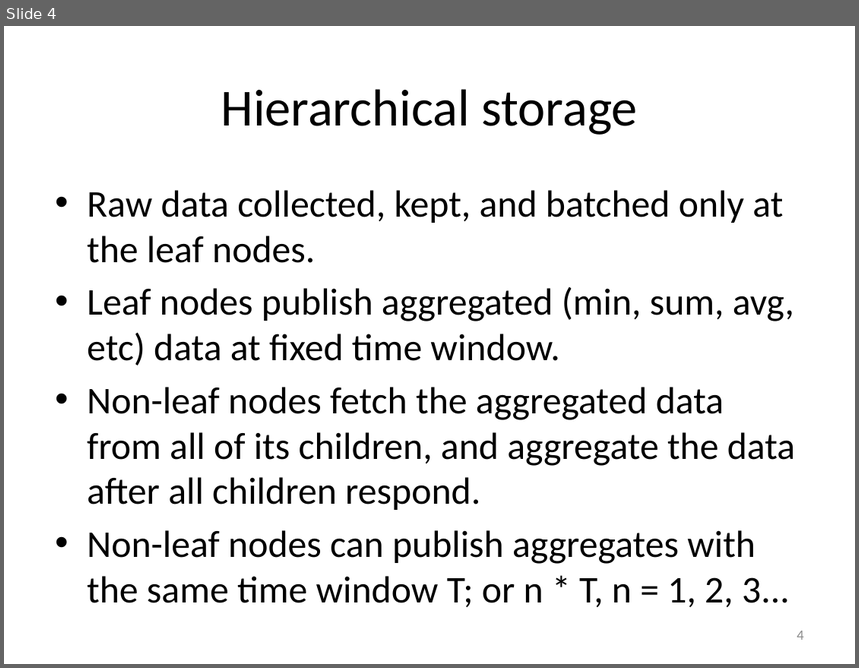
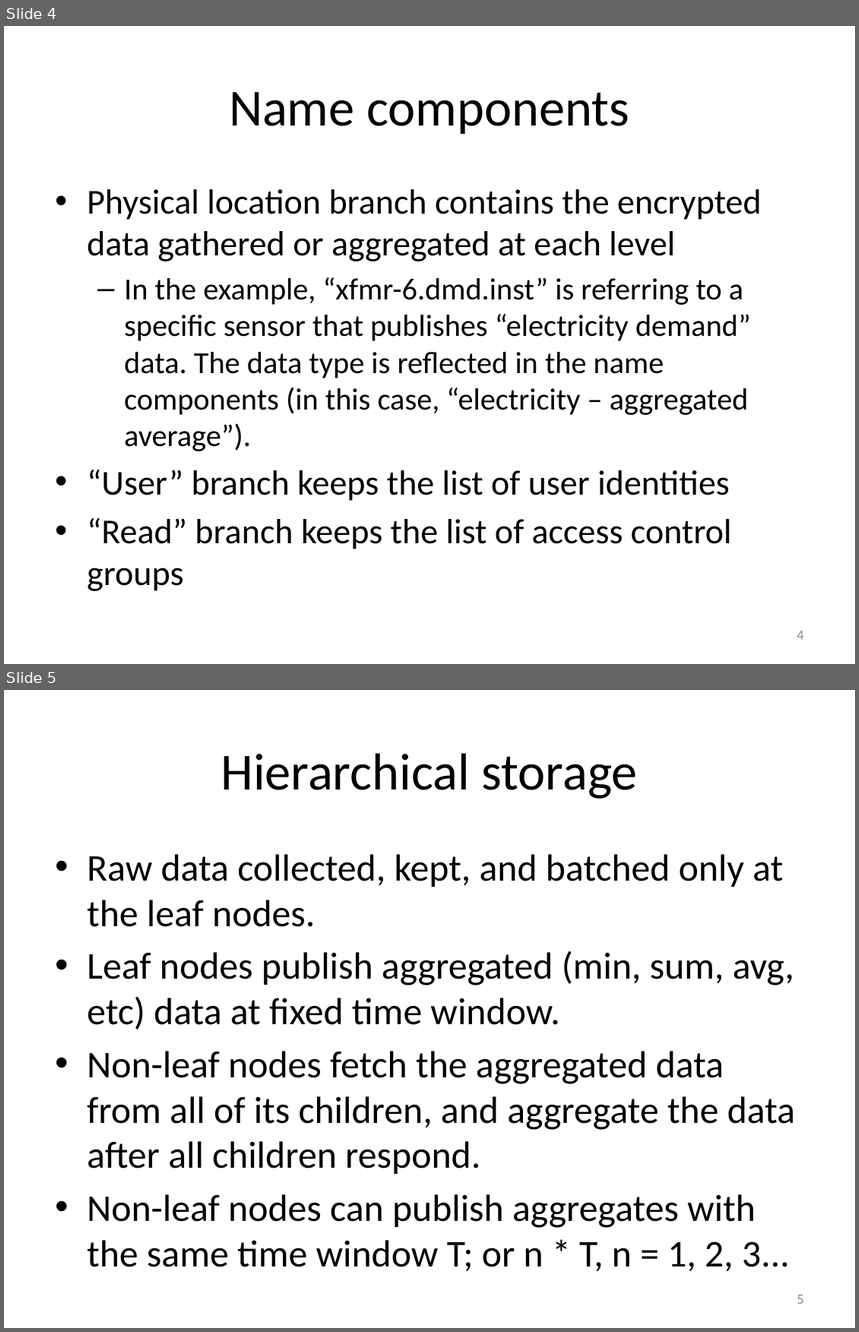
Before and after one commit to HHHlaing/bms-node, a slide deck: bms-poster-presentations/presentations/bms-application-design.pptx. Shown one above the other, each under a label of ours: slide 4 before the commit, slides 4 and 5 after it. The pictures are 859x668 and 859x1332 pixels, drawn with LibreOffice and Linux fonts; fonts in the diff are those of the drawing. Boxes give left, top, right and bottom in pixels: in the first picture for what was removed or moved away, otherwise in the second. Text is boxed around its words. In the diff, an @@ line names an element or a change of style, - is before the commit and + after.

```diff
--- a/bms-poster-presentations/presentations/bms-application-design.pptx
+++ b/bms-poster-presentations/presentations/bms-application-design.pptx
@@ slide 4 added at [4,26,855,664], background #FFFFFF @@
@@ title added at [229,92,629,134], 44 pt, text #000000 @@
+Name components
@@ text added at [87,189,762,591], 25.9 pt, text #000000 @@
+• Physical location branch contains the encrypted data gathered or aggregated at each level
+  – In the example, “xfmr-6.dmd.inst” is referring to a specific sensor that publishes “electricity demand” data. The data type is reflected in the name components (in this case, “electricity – aggregated average”).
+• “User” branch keeps the list of user identities
+• “Read” branch keeps the list of access control groups
@@ page number added at [797,631,804,640], 12 pt, text #8C8C8C @@
+4
@@ what was slide 4 is now slide 5 @@
@@ page number at [797,1295,804,1304]: text changed @@
-4
+5
```
Also in this commit, not shown: 9 slides changed, 2 other slides added, 6 other files.
